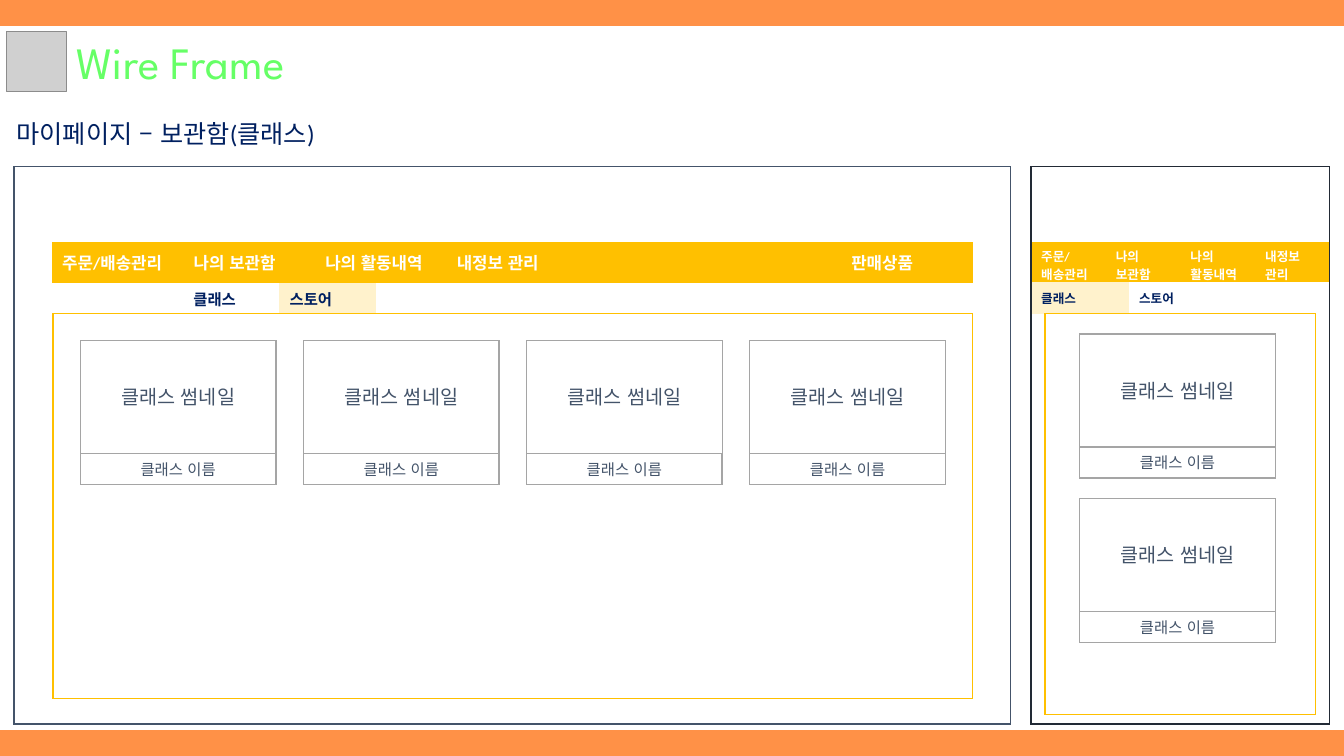
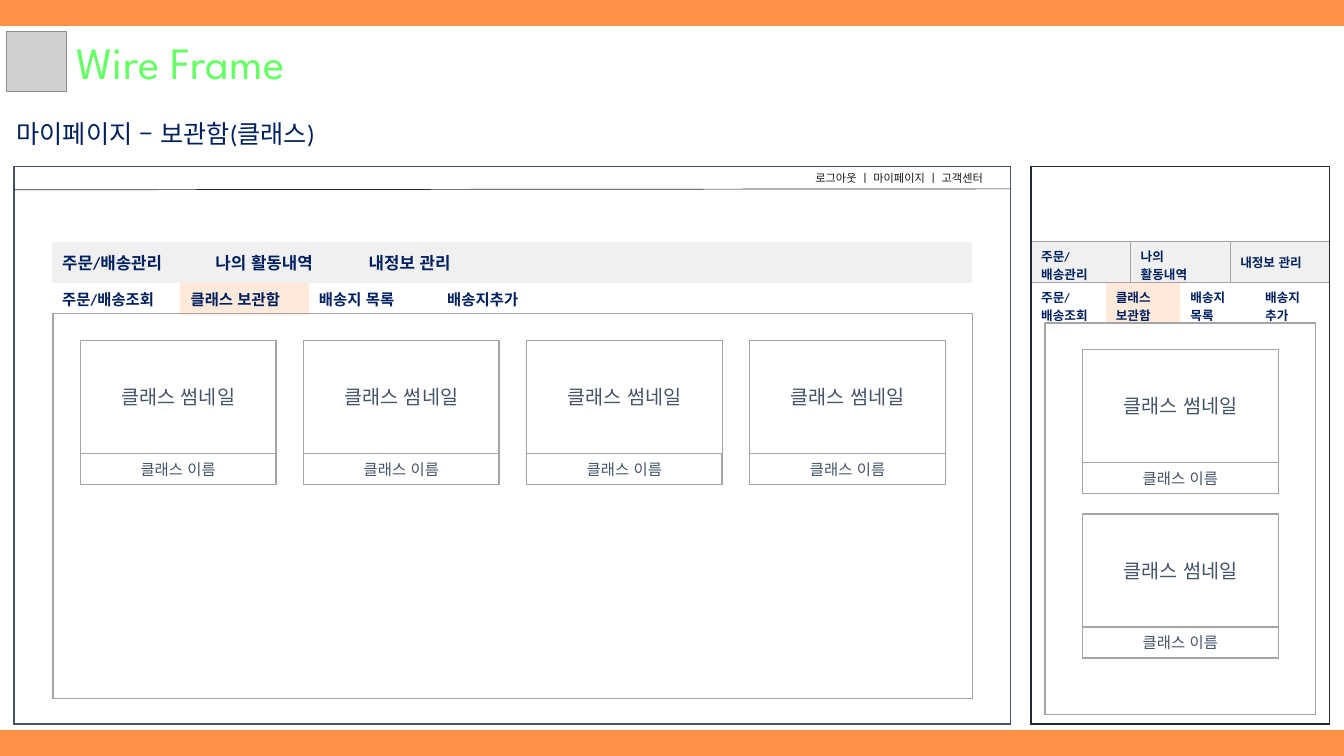
Before and after one commit to hhsw07/ezen-academy-projects, a slide deck: slide 10 of WebContent/cmk/document/3조 원데이클래스.pptx (slide 12 before the commit). Drawn at 1344x756 pixels with LibreOffice and Linux fonts; fonts in the diff are those of the drawing; grey boxes stand for pictures. Boxes give left, top, right and bottom in pixels: in the first picture for what was removed or moved away, otherwise in the second. Text is boxed around its words. In the diff, an @@ line names an element or a change of style, - is before the commit and + after.

```diff
--- a/WebContent/cmk/document/3조 원데이클래스.pptx
+++ b/WebContent/cmk/document/3조 원데이클래스.pptx
@@ text added at [815, 172, 983, 183], 8 pt, text #181717 @@
+로그아웃 ㅣ 마이페이지 ㅣ 고객센터
@@ line added from (14, 190) to (1011, 189), #222A35 0.5 pt @@
@@ table at [52, 242, 972, 283] @@
-column 2: 나의 보관함
-column 6, row 1: 판매상품
+column 6, row 1: 
@@ table at [1031, 242, 1331, 287] @@
-column 2: 나의 / 보관함
-column 3, row 1: 내정보 / 관리
+column 3, row 1: 내정보 관리
@@ table added at [52, 283, 565, 315], 1 rows, 4 columns @@
+주문/배송조회 | 클래스 보관함 | 배송지 목록 | 배송지추가
@@ table removed at [184, 283, 375, 315], 1 rows, 2 columns @@
-클래스 | 스토어
@@ table removed at [1031, 282, 1227, 314], 1 rows, 2 columns @@
-클래스 | 스토어
@@ table added at [1031, 283, 1330, 328], 1 rows, 4 columns @@
+주문/ / 배송조회 | 클래스 / 보관함 | 배송지 / 목록 | 배송지 / 추가
@@ rectangle at [53, 314, 973, 699]: fill #FFFFFF to none; outline #FFC000 1 pt to #A5A5A5 1 pt @@
@@ rectangle at [1046, 323, 1316, 714]: fill #FFFFFF to none; outline #FFC000 1 pt to #A5A5A5 1 pt @@
@@ rectangle: place and size @@
-rectangle at [1046, 314, 1316, 715]
+rectangle at [1046, 323, 1316, 714]
@@ 4 rectangles: place and size @@
-4 rectangles at [1080, 334, 1275, 643]
+4 rectangles at [1083, 350, 1278, 658]
```
Also in this commit, not shown: 12 other slides changed, 4 slides added, 3 slides removed.
